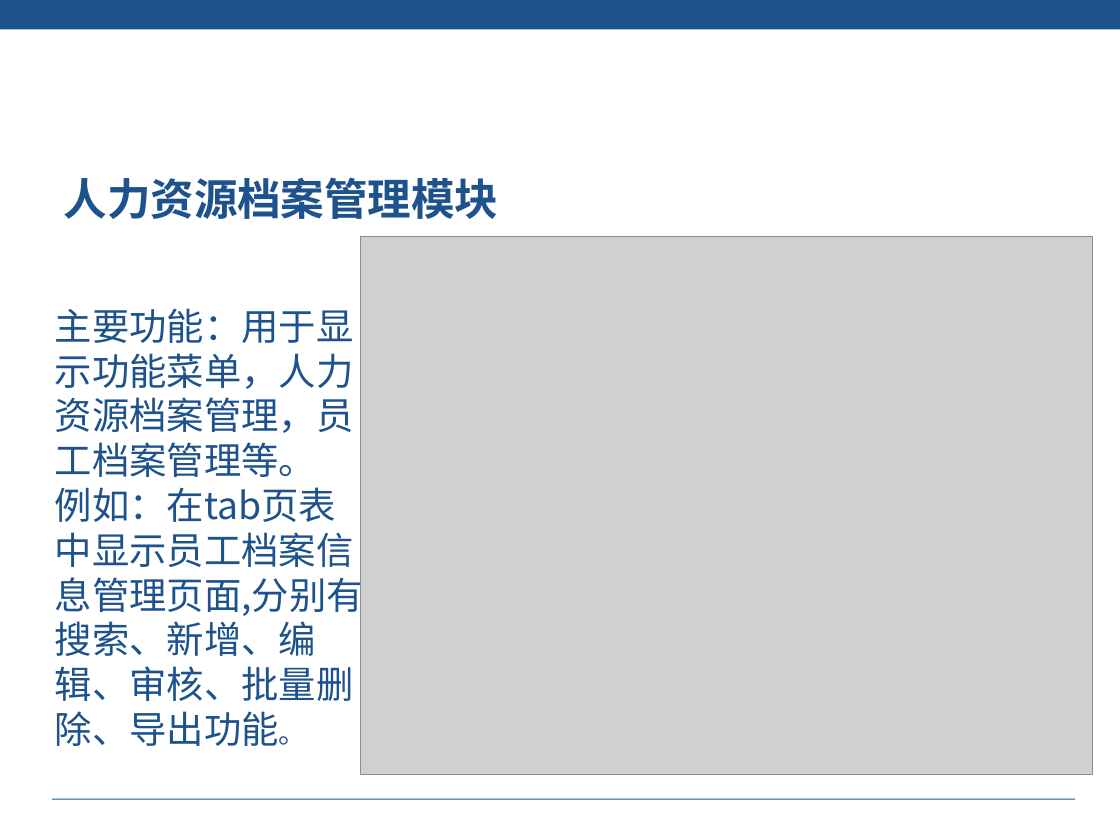
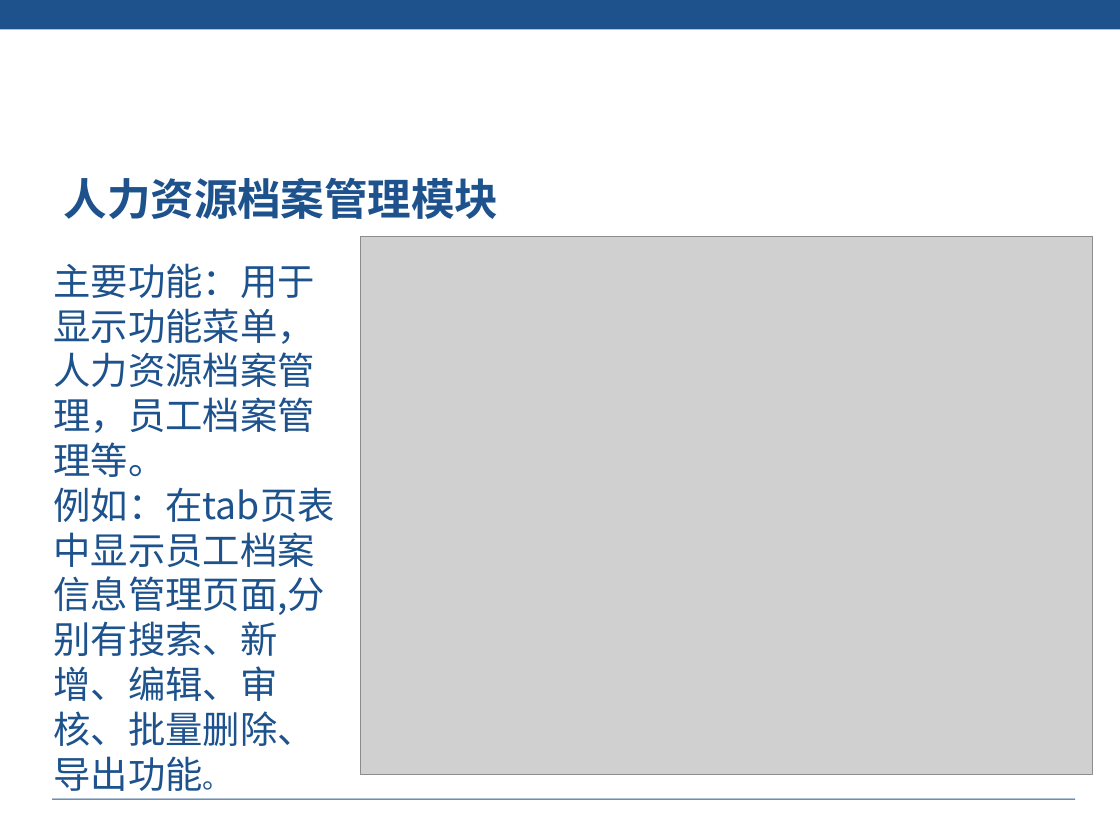
Before and after one commit to liuyanhao/hrAdmin, a slide deck: slide 35 of doc/刘熙财 -82- 答辩PPT.pptx. Drawn at 1120x840 pixels with LibreOffice and Linux fonts; fonts in the diff are those of the drawing; grey boxes stand for pictures; background and template pictures are left out. Boxes give left, top, right and bottom in pixels: in the first picture for what was removed or moved away, otherwise in the second. Text is boxed around its words. In the diff, an @@ line names an element or a change of style, - is before the commit and + after.

```diff
--- a/doc/刘熙财 -82- 答辩PPT.pptx
+++ b/doc/刘熙财 -82- 答辩PPT.pptx
@@ text "主要功能：用于显示功能菜单，人力资源档案管理，员工档案管理等。" rewrapped from (55, 308, 364, 746) to (53, 263, 334, 791) @@
```
Also in this commit, not shown: 17 other slides changed, 19 slides added, 1 slide removed, 2 other files.
